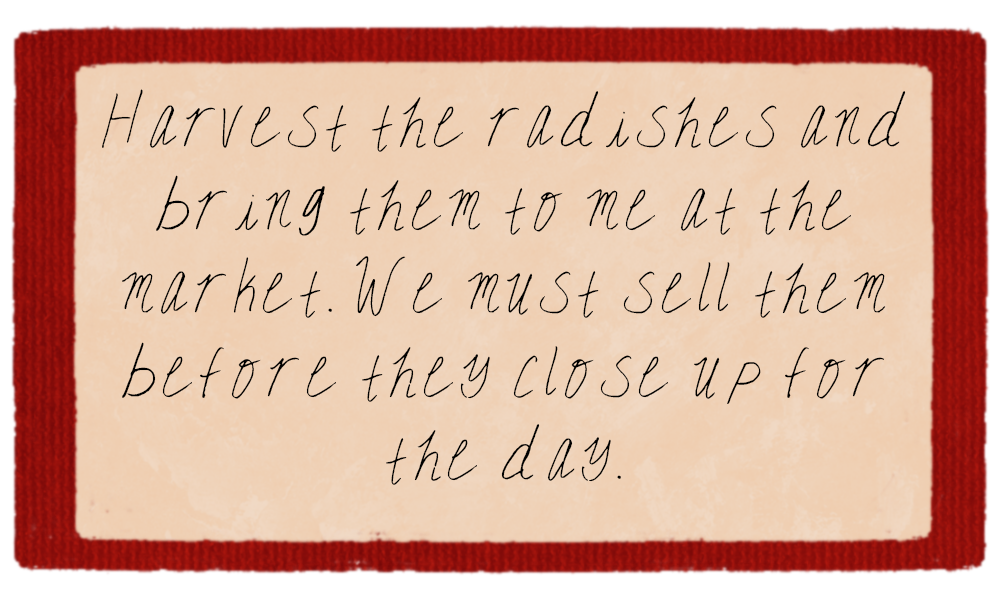
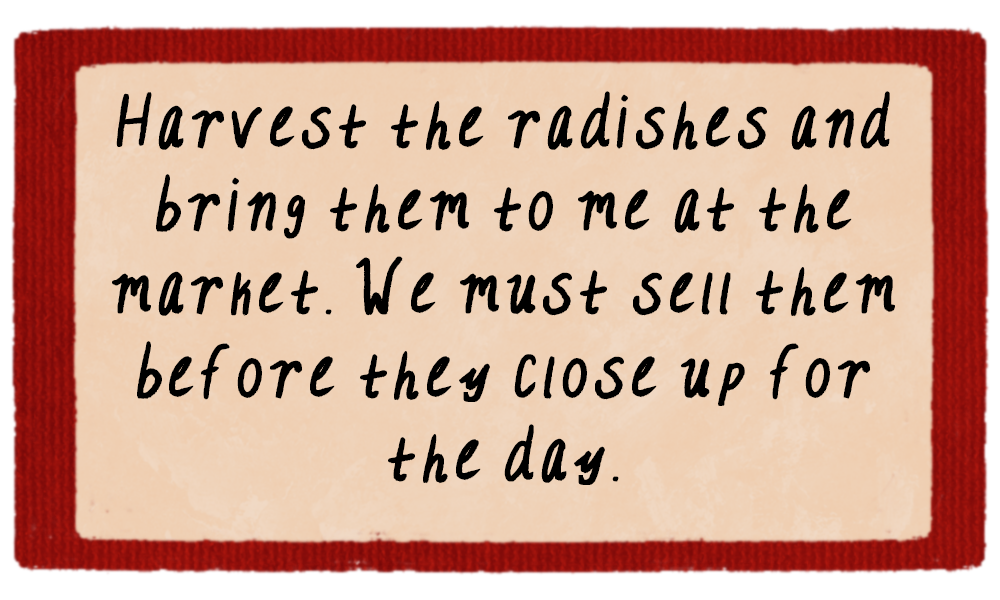
Two versions of the same layered image (1000px x 600px). Layer-by-layer changes:
painted on "Harvest the radishes and bring them to me at the market. We mus" over (102, 89, 906, 485)
